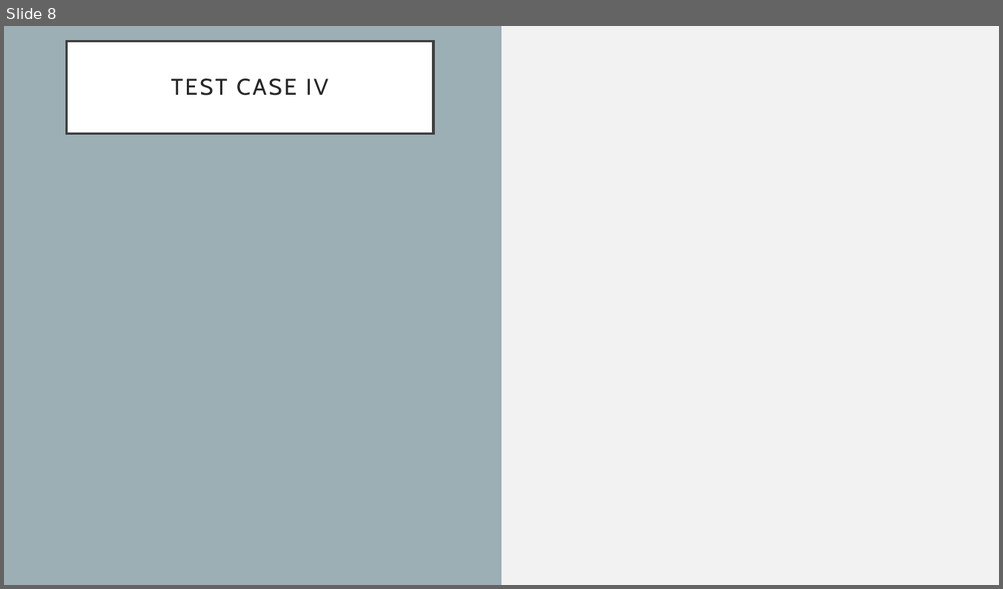
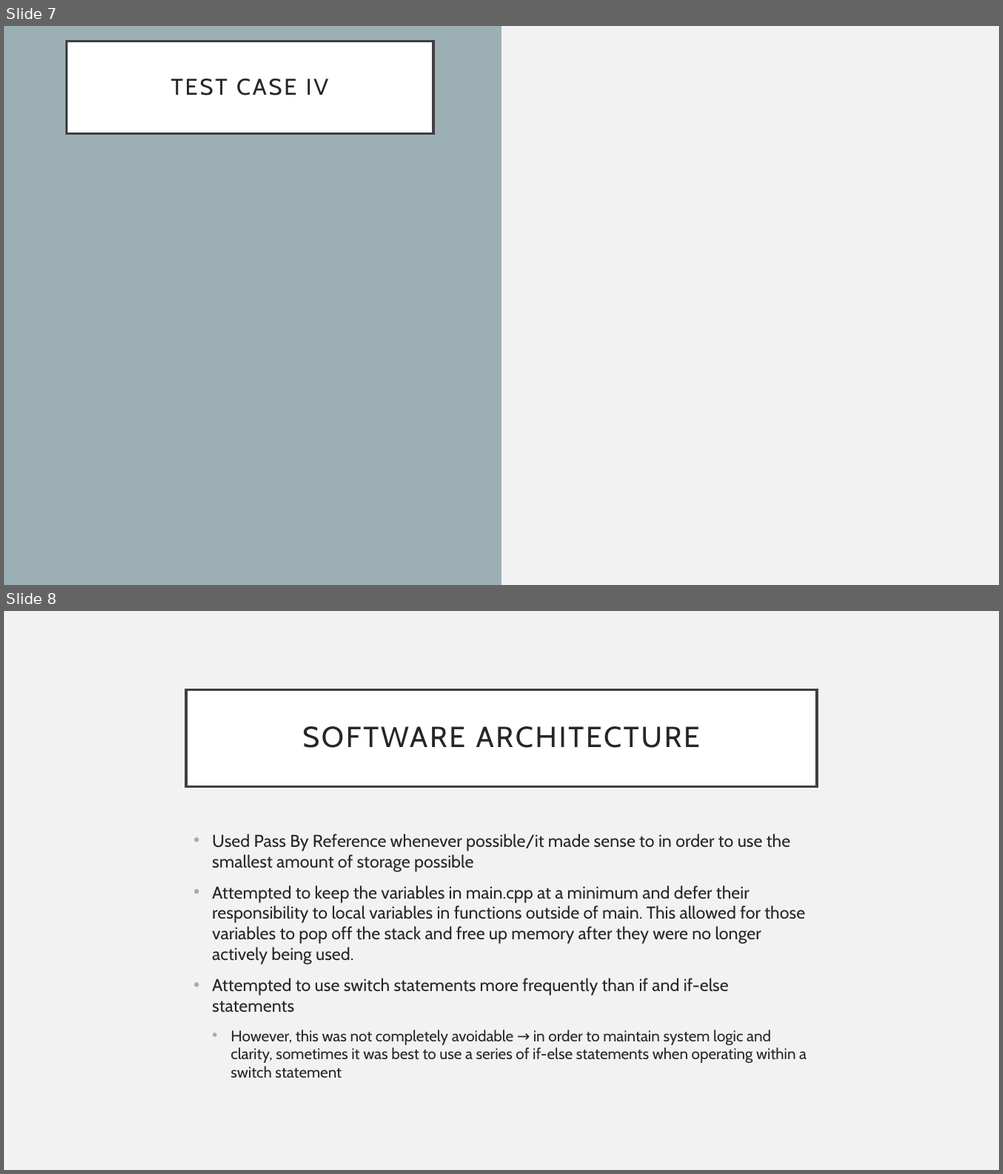
Before and after one commit to kylawilson/EC327FinalProject, a slide deck: doc/ProjectArchitecture.pptx. Shown one above the other, each under a label of ours: slide 8 before the commit, slides 7 and 8 after it. The pictures are 1003x589 and 1003x1174 pixels, drawn with LibreOffice and Linux fonts; fonts in the diff are those of the drawing. Boxes give left, top, right and bottom in pixels: in the first picture for what was removed or moved away, otherwise in the second. Text is boxed around its words. In the diff, an @@ line names an element or a change of style, - is before the commit and + after.

```diff
--- a/doc/ProjectArchitecture.pptx
+++ b/doc/ProjectArchitecture.pptx
@@ slide 8 added at <box>4,611,999,1170</box>, background #F2F2F2 @@
@@ title added at <box>186,689,817,786</box>, fill #FFFFFF, outline #404040 2.5 pt, 28 pt, text #262626 @@
+SOFTWARE ARCHITECTURE
@@ text added at <box>212,834,806,1079</box>, 16.6 pt, text #262626 @@
+• Used Pass By Reference whenever possible/it made sense to in order to use the smallest amount of storage possible
+• Attempted to keep the variables in main.cpp at a minimum and defer their responsibility to local variables in functions outside of main. This allowed for those variables to pop off the stack and free up memory after they were no longer actively being used.
+• Attempted to use switch statements more frequently than if and if-else statements
+  • However, this was not completely avoidable → in order to maintain system logic and clarity, sometimes it was best to use a series of if-else statements when operating within a switch statement
@@ what was slide 8 is now slide 7 @@
```
Also in this commit, not shown: 1 slide changed.
